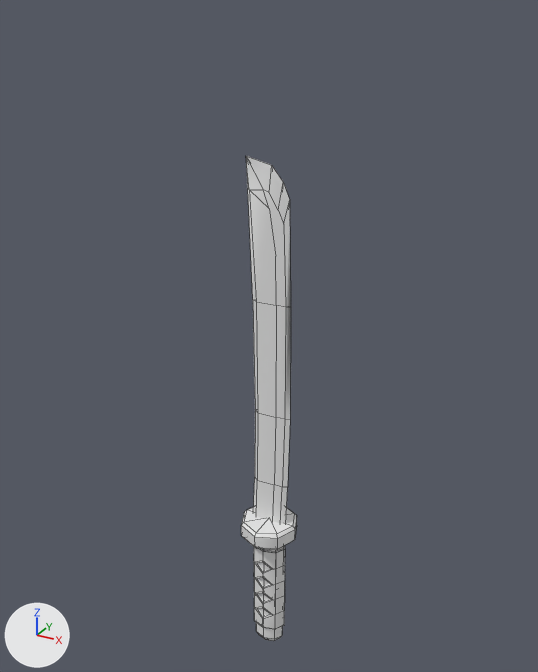
A saved change to the FBX model SurvivalLegends/Assets/Meshes/Esra/MianChars/Ninja/SM_Katana.fbx.
Before and after are seen from a camera (50 mm lens) standing at (0.877, -1.597, 1.652) and looking at (-0.027, 0.047, 0.83). The axes (+X, +Y, +Z) are drawn at lower left. The lights are the same throughout. Mesh edges are drawn as thin lines. Where no turn or scale is listed for an object, it has been applied to the vertices.

The first picture shows 'SM_Katana'.
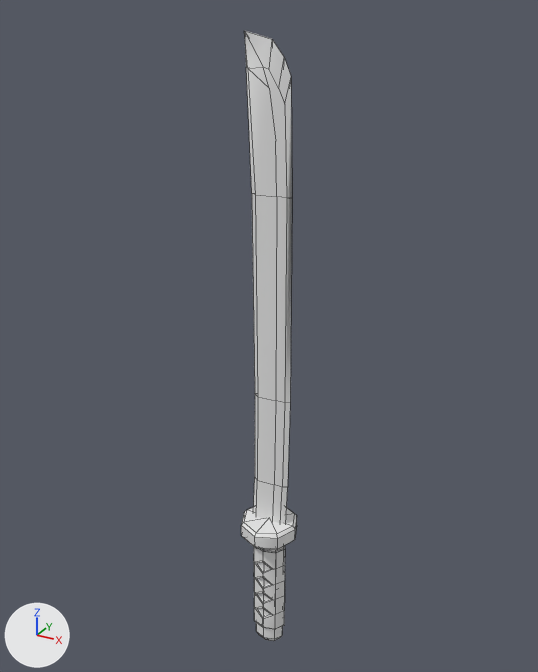
Boxes (x1, y1, x2, y2) around the edits, measured in the pictures (538 x 672 px; the box of a moved part takes in the faces that stretch with it):
```json
{"object": "SM_Katana", "change": "reshaped", "before": [241, 156, 297, 641], "after": [241, 30, 297, 641], "on screen": "26% taller"}
{"part": 1, "of": "me_mesh_008", "change": "moved or reshaped", "before": [253, 300, 291, 487], "after": [252, 194, 292, 487]}
{"part": 2, "of": "me_mesh_008", "change": "moved or reshaped", "before": [246, 156, 291, 307], "after": [244, 30, 292, 198]}
```

The change, as JSON lines over the scene's bpy script:
```json
{"block": "me_mesh_008", "where": "me_mesh_008.from_pydata(...)  # 286 vertices, 252 faces; spans x -0.09..0.09, y -0.09..0.09, z -0.19..1.32"}
{"block": "me_mesh_008", "where": "# used by ob_sm_katana; location = (0.0, 0.0, 0.0)"}
{"block": "me_mesh_008", "change": "me_mesh_008 part 1: all 8 vertices in x -0.05..0.07, y -0.01..0.01, z 0.62 are moved by (0.0, 0.0, 0.05)"}
{"block": "me_mesh_008", "change": "me_mesh_008 part 2: all 28 vertices in x -0.07..0.06, y -0.01..0.01, z 0.95..1.32 are moved by (0.0, 0.0, 0.28)"}
```
